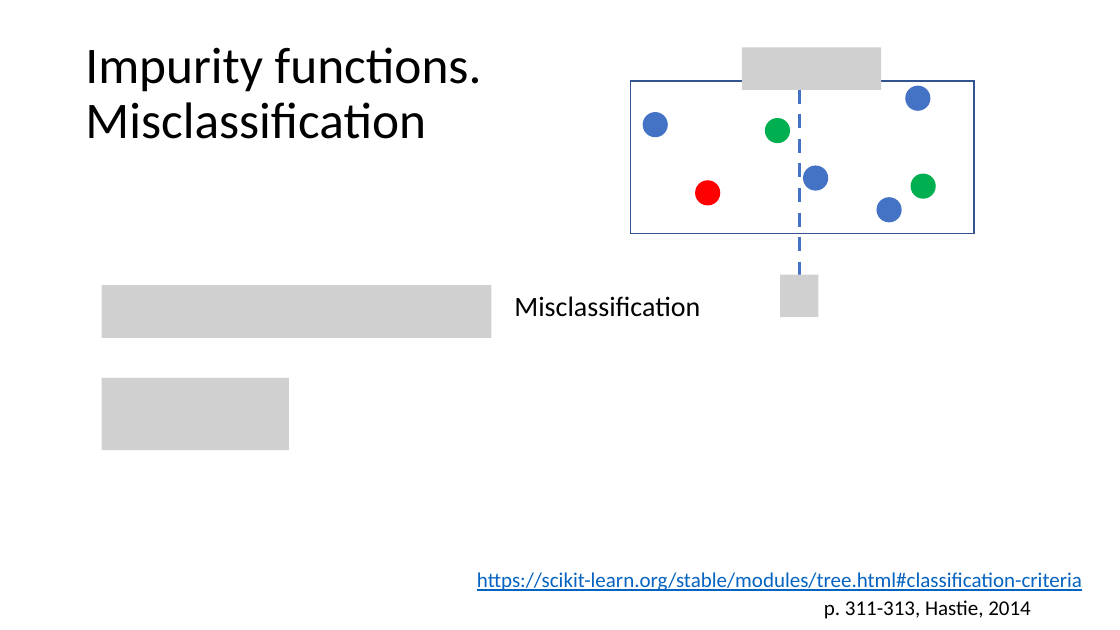
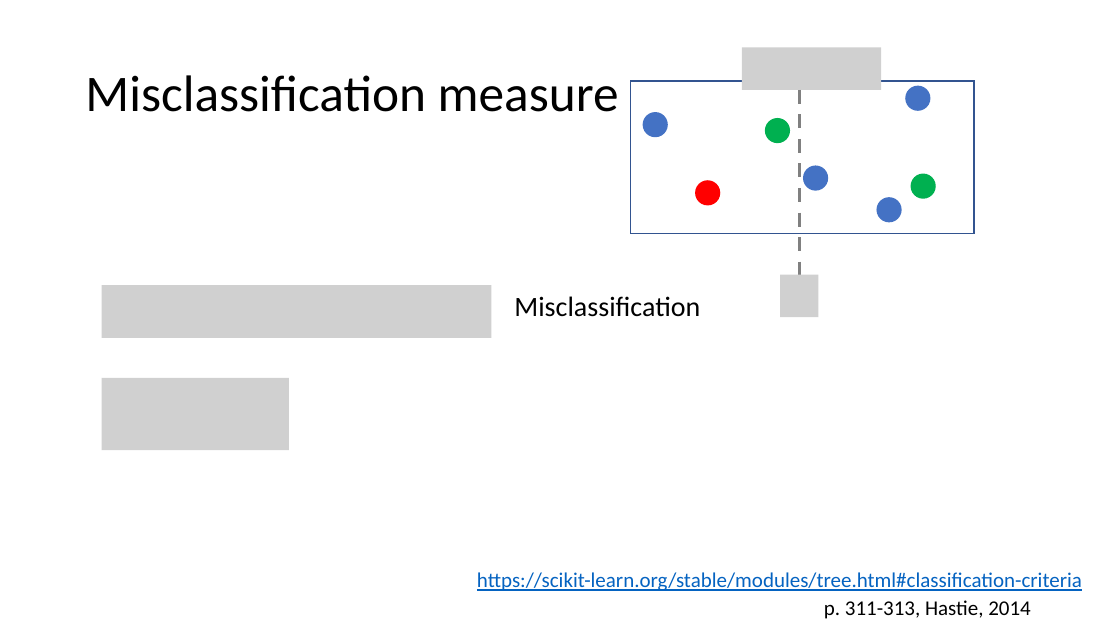
Before and after one commit to mathphysmx/teaching-ml, a slide deck: slide 11 of slides/08_ML_TreeBased.pptx. Drawn at 1120x630 pixels with LibreOffice and Linux fonts; fonts in the diff are those of the drawing; grey boxes stand for pictures. Boxes give left, top, right and bottom in pixels: in the first picture for what was removed or moved away, otherwise in the second. Text is boxed around its words. In the diff, an @@ line names an element or a change of style, - is before the commit and + after.

```diff
--- a/slides/08_ML_TreeBased.pptx
+++ b/slides/08_ML_TreeBased.pptx
@@ title at <box>85,75,619,112</box>: text changed @@
-Impurity functions.
-Misclassification
+Misclassification measure
@@ line (800, 90) - (800, 275): stroke #4472C4 3 pt dashed to #808080 3 pt dashed @@
```
Also in this commit, not shown: 5 other slides changed, 4 other files.
